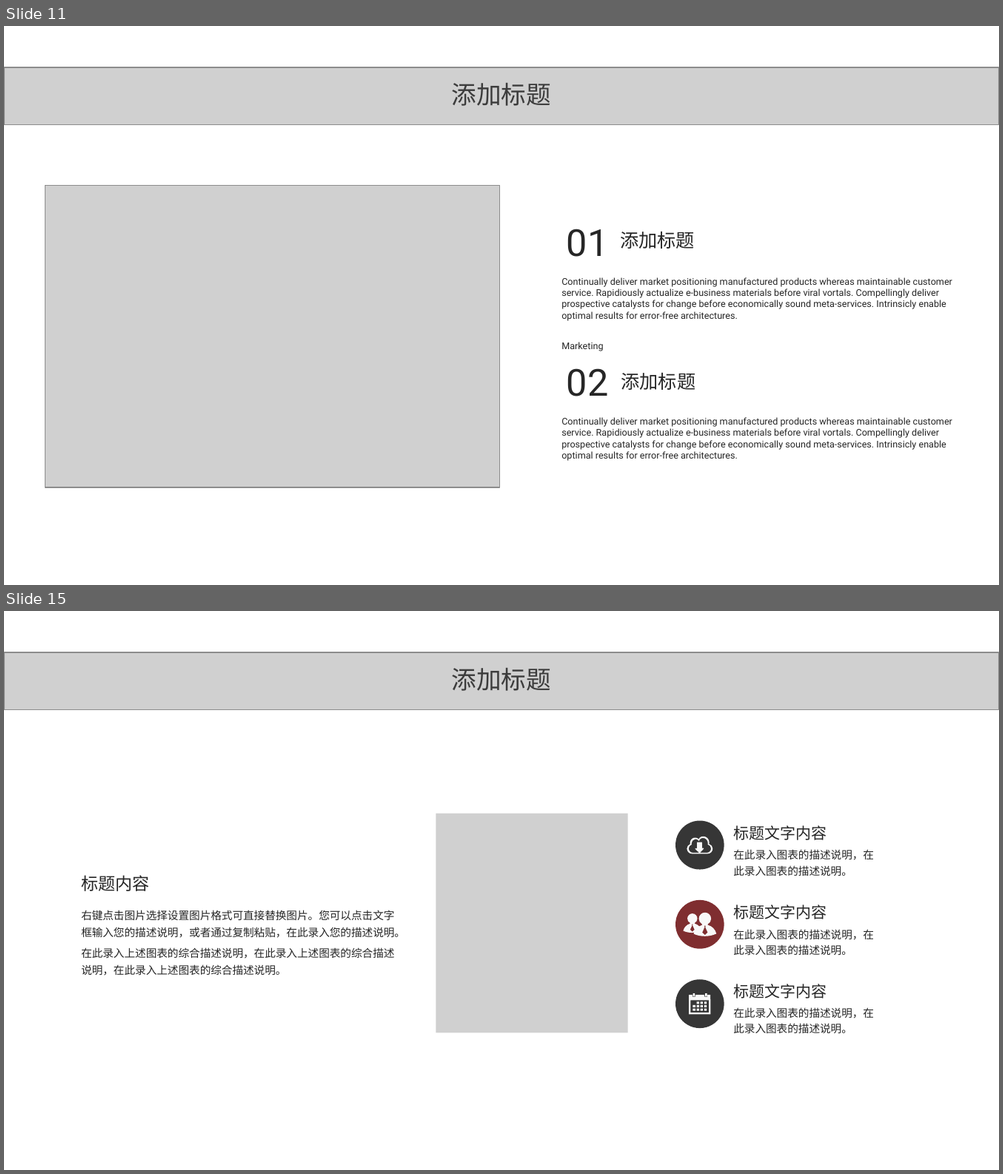
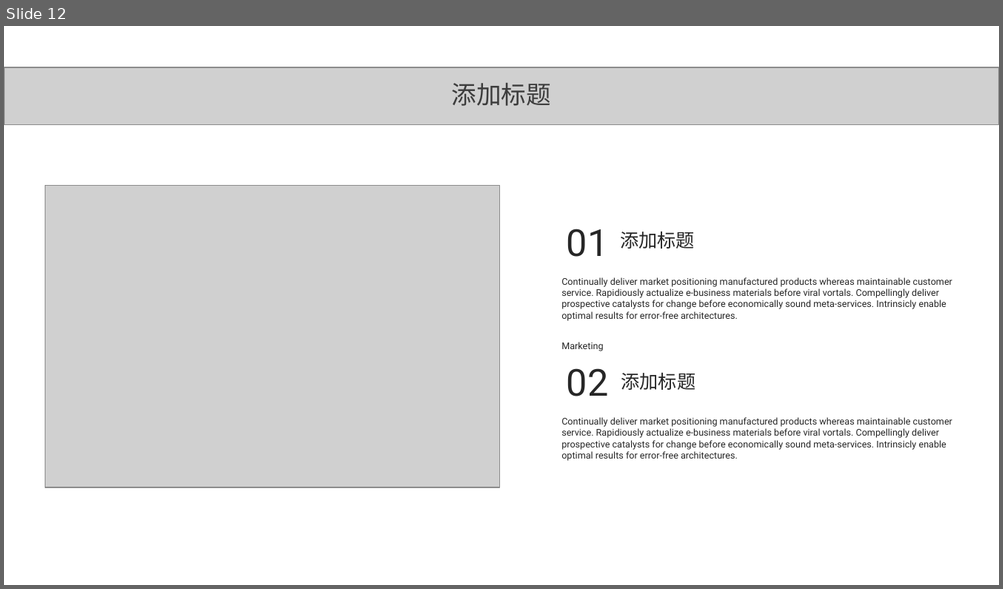
Before and after one commit to aopstudio/Notes, a slide deck: 移动互联导论作业-软件1607-20165018-岑哲栋.pptx. Shown one above the other, each under a label of ours: slides 11 and 15 before the commit, slide 12 after it; the slides between them are not shown. The pictures are 1003x1174 and 1003x589 pixels, drawn with LibreOffice and Linux fonts; fonts in the diff are those of the drawing; grey boxes stand for pictures. Boxes give left, top, right and bottom in pixels: in the first picture for what was removed or moved away, otherwise in the second. Text is boxed around its words. In the diff, an @@ line names an element or a change of style, - is before the commit and + after.

```diff
--- a/移动互联导论作业-软件1607-20165018-岑哲栋.pptx
+++ b/移动互联导论作业-软件1607-20165018-岑哲栋.pptx
@@ slide 15 removed at box(4, 611, 999, 1170), background #FFFFFF @@
@@ picture removed at box(4, 652, 999, 710) @@
@@ text removed at box(452, 668, 551, 691) @@
-添加标题
@@ picture removed at box(436, 814, 628, 1034) @@
@@ ellipse removed at box(675, 820, 724, 869) @@
@@ text removed at box(733, 826, 826, 840) @@
-标题文字内容
@@ freeform shape removed at box(687, 836, 713, 854) @@
@@ text removed at box(733, 849, 874, 877) @@
-在此录入图表的描述说明，在此录入图表的描述说明。
@@ text removed at box(81, 875, 149, 891) @@
-标题内容
@@ text removed at box(81, 910, 405, 976) @@
-右键点击图片选择设置图片格式可直接替换图片。您可以点击文字框输入您的描述说明，或者通过复制粘贴，在此录入您的描述说明。
-在此录入上述图表的综合描述说明，在此录入上述图表的综合描述说明，在此录入上述图表的综合描述说明。
@@ ellipse removed at box(675, 900, 724, 949) @@
@@ freeform shape removed at box(683, 913, 716, 937) @@
@@ text removed at box(733, 905, 826, 920) @@
-标题文字内容
@@ text removed at box(733, 929, 874, 956) @@
-在此录入图表的描述说明，在此录入图表的描述说明。
@@ text removed at box(733, 984, 826, 999) @@
-标题文字内容
@@ group removed at box(675, 980, 724, 1028): 13 rectangles, 1 ellipse, 1 freeform shape @@
@@ text removed at box(733, 1008, 874, 1034) @@
-在此录入图表的描述说明，在此录入图表的描述说明。
@@ what was slide 11 is now slide 12 @@
```
Also in this commit, not shown: 6 slides changed, 9 slides added, 14 other slides removed, 9 other files.
